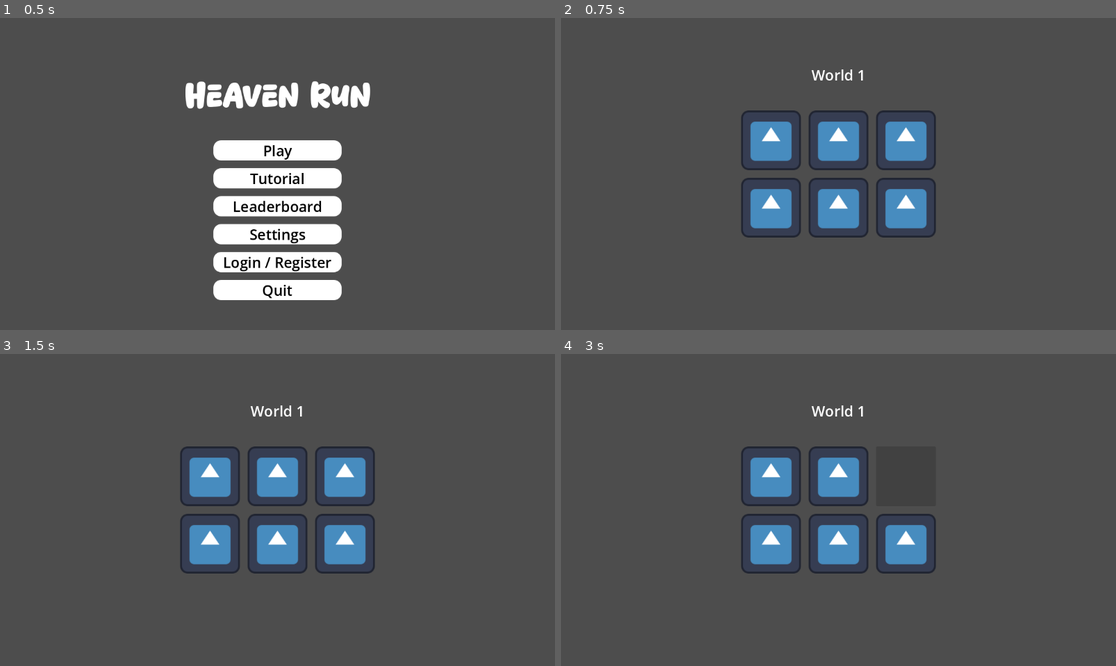
Above: before the commit, frames 1-4 (two rows, left to right).
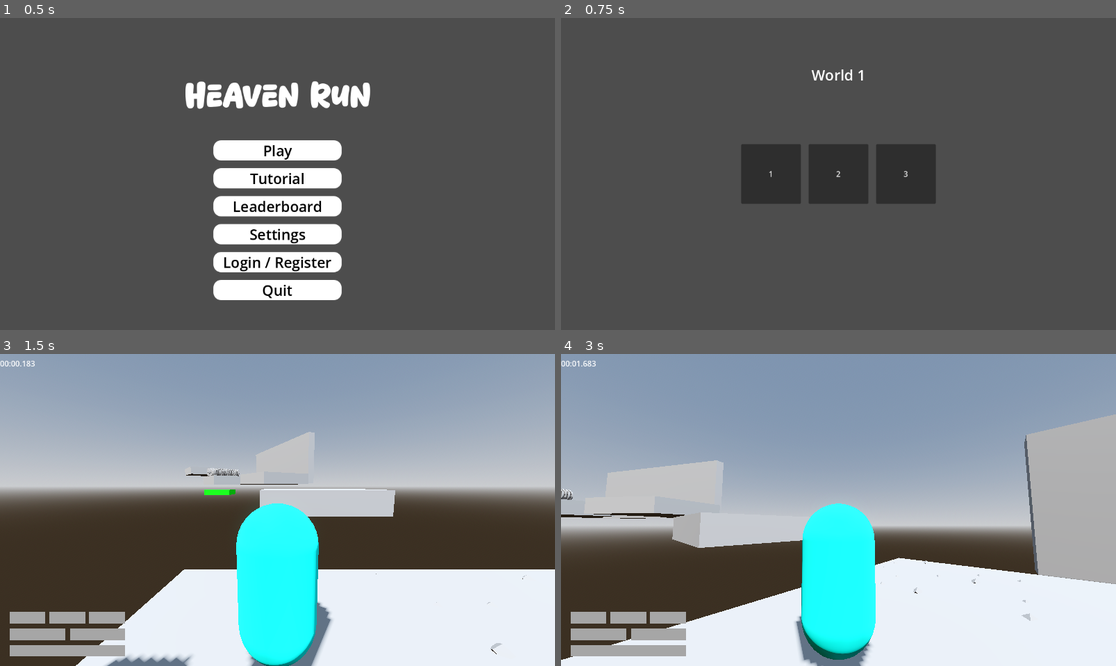
Above: after the commit, the same moments.

Repository: jpvds1/DDJD
Game: Godot game, scene res://scenes/game_controller.tscn
Same seed, same stepped clock (60 frames per second), same inputs: the game is played once before the commit and once after it. The engine's default icon, where the game draws it, is replaced by a stand-in: a white triangle on a blue panel in a dark square.
Inputs (mouse positions are in pixels of both pictures, inside the frame that each line leads up to):
- Up to frame 1 (0.5 s): no input
- Up to frame 2 (0.75 s): click "Play" at 0.5 s
- Up to frame 3 (1.5 s): click (210, 510) at 1.25 s, where only the run after the commit has a clickable "1"
- Up to frame 4 (3 s): click (838, 475) at 2.02 s; click (905, 475) at 2.77 s

Frame 1 is identical in both runs. In frame 2, 9.7% of the frame differs, in the area x 32-68%, y 29-71%; in frame 3, 98%; in frame 4, 99%, in the area x 0-100%, y 0-100%.

Commit message:
New levels and new menu of levels

Diff:
--- /dev/null
+++ b/platformer-game/scenes/levels/level_2.tscn
@@ -0,0 +1,191 @@
+[gd_scene format=3 uid="uid://dx6kppl6myeol"]
+
+[ext_resource type="PackedScene" uid="uid://ch7shhditu1lk" path="res://scenes/player/capsule_character.tscn" id="1_ksju7"]
+[ext_resource type="Script" uid="uid://cflc7oyeciht7" path="res://scripts/systems/level.gd" id="1_sk5k4"]
+[ext_resource type="PackedScene" uid="uid://dcgfprowomfpv" path="res://scenes/building_materials/killzone.tscn" id="3_nsrm0"]
+[ext_resource type="PackedScene" uid="uid://6sseieh1wxj" path="res://scenes/building_materials/checkpoint_platform.tscn" id="4_x42e6"]
+[ext_resource type="PackedScene" uid="uid://dy8jnv2byaaoj" path="res://scenes/ui/main_UI.tscn" id="5_6761a"]
+[ext_resource type="PackedScene" uid="uid://bhr3nup1cprgt" path="res://scenes/building_materials/end_platform.tscn" id="5_sk5k4"]
+[ext_resource type="PackedScene" uid="uid://csjbg210nkp6l" path="res://scenes/building_materials/saw_group.tscn" id="7_oc4kc"]
+[ext_resource type="PackedScene" uid="uid://cyw8iqn0l8uak" path="res://scenes/building_materials/spike_trap.tscn" id="8_s8va5"]
+[ext_resource type="PackedScene" uid="uid://rtexe01uxxw6" path="res://scenes/building_materials/laser.tscn" id="9_dga24"]
+[ext_resource type="PackedScene" path="res://scenes/building_materials/runnable_wall.tscn" id="10_qxy0u"]
+[ext_resource type="PackedScene" path="res://scenes/building_materials/torch.tscn" id="11_torch1"]
+[ext_resource type="PackedScene" path="res://scenes/building_materials/wreckingball.tscn" id="12_wreck1"]
+
+[sub_resource type="ProceduralSkyMaterial" id="ProceduralSkyMaterial_64t6i"]
+sky_horizon_color = Color(0.66224277, 0.6717428, 0.6867428, 1)
+ground_horizon_color = Color(0.66224277, 0.6717428, 0.6867428, 1)
+
+[sub_resource type="Sky" id="Sky_h2s0c"]
+sky_material = SubResource("ProceduralSkyMaterial_64t6i")
+
+[sub_resource type="Environment" id="Environment_jdsy5"]
+background_mode = 2
+sky = SubResource("Sky_h2s0c")
+tonemap_mode = 2
+glow_enabled = true
+
+[sub_resource type="BoxShape3D" id="BoxShape3D_level2_killzone"]
+size = Vector3(220, 1, 220)
+
+[node name="Speedrun Level" type="Node3D" unique_id=184920241]
+script = ExtResource("1_sk5k4")
+player_path = NodePath("CharacterBody3D")
+ui_path = NodePath("CanvasLayer")
+
+[node name="WorldEnvironment" type="WorldEnvironment" parent="." unique_id=751782853]
+environment = SubResource("Environment_jdsy5")
+
+[node name="DirectionalLight3D" type="DirectionalLight3D" parent="." unique_id=1401671525]
+transform = Transform3D(-0.8660254, -0.43301278, 0.25, 0, 0.49999997, 0.86602545, -0.50000006, 0.75, -0.43301266, 0, 0, 0)
+shadow_enabled = true
+
+[node name="CharacterBody3D" parent="." unique_id=1782536310 instance=ExtResource("1_ksju7")]
+transform = Transform3D(-0.99999917, 0, -0.0012740211, 0, 1, 0, 0.0012740211, 0, -0.99999917, 0, 0.508, 0)
+
+[node name="Killzone" parent="." unique_id=767733067 instance=ExtResource("3_nsrm0")]
+transform = Transform3D(1, 0, 0, 0, 1, 0, 0, 0, 1, 0, -1.1847544, 0)
+collision_mask = 1
+
+[node name="CollisionShape3D" parent="Killzone" index="0" unique_id=1440156319]
+transform = Transform3D(1, 0, 0, 0, 1, 0, 0, 0, 1, 78, 0, 0)
+shape = SubResource("BoxShape3D_level2_killzone")
+
+[node name="Checkpoints" type="Node3D" parent="." unique_id=746168418]
+
+[node name="StartCheckpoint" parent="Checkpoints" unique_id=1109484725 instance=ExtResource("4_x42e6")]
+
+[node name="LateCheckpoint" parent="Checkpoints" unique_id=1109484727 instance=ExtResource("4_x42e6")]
+transform = Transform3D(1, 0, 0, 0, 1, 0, 0, 0, 1, 35.432438, 3, 0)
+
+[node name="CanvasLayer" parent="." unique_id=9067626 instance=ExtResource("5_6761a")]
+player_path = NodePath("../CharacterBody3D")
+level_path = NodePath("..")
+
+[node name="Course" type="Node3D" parent="." unique_id=191002113]
+
+[node name="Killzone" parent="Course" unique_id=767733067 instance=ExtResource("3_nsrm0")]
+transform = Transform3D(2, 0, 0, 0, 2, 0, 0, 0, 2, -37.132317, -10.922566, 25.248714)
+
+[node name="CollisionShape3D" parent="Course/Killzone" index="0" unique_id=1440156319]
+transform = Transform3D(1, 0, 0, 0, 1, 0, 0, 0, 1, 141.957, 0, -36.809204)
+
+[node name="Torch_01" parent="Course" unique_id=210010002 instance=ExtResource("11_torch1")]
+transform = Transform3D(1, 0, 0, 0, 1, 0, 0, 0, 1, 0, 1.5, 1.2)
+
+[node name="Torch_02" parent="Course" unique_id=210010005 instance=ExtResource("11_torch1")]
+transform = Transform3D(1, 0, 0, 0, 1, 0, 0, 0, 1, 22, 8.5, -7)
+
+[node name="Torch_03" parent="Course" unique_id=210010010 instance=ExtResource("11_torch1")]
+transform = Transform3D(1, 0, 0, 0, 1, 0, 0, 0, 1, 12, 5.5, -1)
+
+[node name="RunnableWall_01" parent="Course" unique_id=210010012 instance=ExtResource("10_qxy0u")]
+transform = Transform3D(0.9063, 0, 0.4226, 0, 1, 0, -0.4226, 0, 0.9063, 16, 4, 0)
+size = Vector3(1, 3.5, 8)
+
+[node name="Torch_04" parent="Course" unique_id=210010017 instance=ExtResource("11_torch1")]
+transform = Transform3D(1, 0, 0, 0, 1, 0, 0, 0, 1, 23, 2.2121072, 6)
+
+[node name="SpikeTrap_05" parent="Course" unique_id=210010018 instance=ExtResource("8_s8va5")]
+transform = Transform3D(1, 0, 0, 0, 1, 0, 0, 0, 1, 22, 3.3, 0)
+
+[node name="RunnableWall_02" parent="Course" unique_id=210010019 instance=ExtResource("10_qxy0u")]
+transform = Transform3D(0.866, 0, -0.5, 0, 1, 0, 0.5, 0, 0.866, 28, 5.2, 0)
+size = Vector3(1, 3, 7)
+
+[node name="Wreckingball_Final" parent="Course" unique_id=210010025 instance=ExtResource("12_wreck1")]
+transform = Transform3D(0.99901545, 0.043995723, 0.005689742, -0.043996435, 0.99903166, 0, -0.0056842333, -0.00025032842, 0.9999838, 49.0809, 16.057327, 0)
+velocidad = 2.9
+amplitud = 22.0
+
+[node name="FakeEndPlatform" parent="Course" unique_id=210010026 instance=ExtResource("5_sk5k4")]
+transform = Transform3D(14.770636, 0.12548566, -1.0875297, -2.3146951, 0.9502, -2.4367828, 1.2126491, 0.28526023, 8.595312, 48, 3.5, 0)
+collision_layer = 0
+collision_mask = 0
+monitoring = false
+monitorable = false
+
+[node name="RealEndPlatform" parent="Course" unique_id=750001020 instance=ExtResource("5_sk5k4")]
+transform = Transform3D(15, 0, 0, 0, 1, 0, 0, 0, 9, 156.01146, 3.8, 0)
+
+[node name="Wreckingball_Final2" parent="Course" unique_id=749760885 instance=ExtResource("12_wreck1")]
+transform = Transform3D(-0.0037069004, -0.0048673665, -0.9999813, 0.06360096, 0.9979624, -0.005093278, 0.99796855, -0.063618645, -0.0033897848, 53.071133, 15.858788, 0.012164116)
+velocidad = 2.9
+amplitud = 22.0
+
+[node name="FakeEndPlatform2" parent="Course" unique_id=537576493 instance=ExtResource("5_sk5k4")]
+transform = Transform3D(13.228279, -0.00065078447, -4.243172, 4.5919795, 0.7613035, 5.144193, 5.3783216, -0.64839536, 6.044235, 89.008095, 3.5, 8.634001)
+collision_layer = 0
+collision_mask = 0
+monitoring = false
+monitorable = false
+
+[node name="SawGroup" parent="Course" unique_id=1308033700 instance=ExtResource("7_oc4kc")]
+transform = Transform3D(0.8911651, -0.20806584, -0.40315464, 0.40161863, 0.77512634, 0.4877314, 0.21101548, -0.5965636, 0.7743285, 85.7757, 1.3420224, 3.995945)
+
+[node name="RunnableWall" parent="Course" unique_id=1172031790 instance=ExtResource("10_qxy0u")]
+transform = Transform3D(1, 0, 0, 0, -0.33980513, 0.9404959, 0, -0.9404959, -0.33980513, 69.296425, 1.3581266, -10.579951)
+size = Vector3(18.988281, 1, 14.052795)
+
+[node name="SawGroup2" parent="Course" unique_id=1134494628 instance=ExtResource("7_oc4kc")]
+transform = Transform3D(0.8911651, -0.20806584, -0.40315464, 0.40161863, 0.77512634, 0.4877314, 0.21101548, -0.5965636, 0.7743285, 83.7757, 3.3420224, 6.995945)
+
+[node name="FakeEndPlatform3" parent="Course" unique_id=822843497 instance=ExtResource("5_sk5k4")]
+transform = Transform3D(13.228281, -0.0006507459, -4.243173, 0.50495005, 0.9975337, 0.55431914, 7.053911, -0.07018721, 7.9175916, 111.68131, 3.5, -8.485464)
+collision_layer = 0
+collision_mask = 0
+monitoring = false
+monitorable = false
+
+[node name="FakeEndPlatform4" parent="Course" unique_id=183245121 instance=ExtResource("5_sk5k4")]
+transform = Transform3D(13.389076, -0.44963565, -0.29637685, 0.515967, 0.14075163, -8.905029, 6.7428885, 0.88205284, 1.2699177, 113.99396, 3.5, -13.033358)
+collision_layer = 0
+collision_mask = 0
+monitoring = false
+monitorable = false
+
+[node name="SpikeTrap_06" parent="Course" unique_id=1853223367 instance=ExtResource("8_s8va5")]
+transform = Transform3D(0.89156055, 0, -0.4529015, 0, 1, 0, 0.4529015, 0, 0.89156055, 111.83289, 3.3, -9.299373)
+
+[node name="RunnableWall2" parent="Course" unique_id=1528468616 instance=ExtResource("10_qxy0u")]
+transform = Transform3D(-0.99835485, 0.053925633, 0.019483557, 0, -0.3398051, 0.94049585, 0.05733744, 0.9389486, 0.33924606, 140.93803, 1.3581266, 7.346261)
+size = Vector3(18.988281, 1, 14.052795)
+
+[node name="Torch_05" parent="Course" unique_id=1581324564 instance=ExtResource("11_torch1")]
+transform = Transform3D(1, 0, 0, 0, 1, 0, 0, 0, 1, 67.272354, 5.5359464, 6)
+
+[node name="Torch_06" parent="Course" unique_id=1360463065 instance=ExtResource("11_torch1")]
+transform = Transform3D(1, 0, 0, 0, 1, 0, 0, 0, 1, 97.76582, 7.1276345, -14.32148)
+
+[node name="Torch_07" parent="Course" unique_id=750654412 instance=ExtResource("11_torch1")]
+transform = Transform3D(1, 0, 0, 0, 1, 0, 0, 0, 1, 107.89743, 11.836554, 6)
+
+[node name="Torch_08" parent="Course" unique_id=564826335 instance=ExtResource("11_torch1")]
+transform = Transform3D(1, 0, 0, 0, 1, 0, 0, 0, 1, 127.60058, 6.8800015, -9.55088)
+
+[node name="Torch_09" parent="Course" unique_id=732993209 instance=ExtResource("11_torch1")]
+transform = Transform3D(1, 0, 0, 0, 1, 0, 0, 0, 1, 155.88593, 9.384018, -15.265739)
+
+[node name="FakeEndPlatform5" parent="Course" unique_id=419540722 instance=ExtResource("5_sk5k4")]
+transform = Transform3D(-14.978298, -0.036111623, -0.3586619, 0.51596695, 0.14075163, -8.90503, 0.6200943, -0.9893863, -1.2537509, 139.07217, 2.1974907, 9.587358)
+collision_layer = 0
+collision_mask = 0
+monitoring = false
+monitorable = false
+
+[node name="Laser" parent="Course" unique_id=78082071 instance=ExtResource("9_dga24")]
+transform = Transform3D(-0.9998305, 0, 0.018412177, 0, 1, 0, -0.018412177, 0, -0.9998305, 133.84418, -0.4619484, 10.086262)
+
+[node name="Laser2" parent="Course" unique_id=473658623 instance=ExtResource("9_dga24")]
+transform = Transform3D(-0.9998305, 0, 0.018412177, 0, 1, 0, -0.018412177, 0, -0.9998305, 144.68404, 4.3077993, 10.796179)
+
+[node name="Laser3" parent="Course" unique_id=1015596349 instance=ExtResource("9_dga24")]
+transform = Transform3D(-0.9998305, 0, 0.018412177, 0, 1, 0, -0.018412177, 0, -0.9998305, 140.19626, 2.0775251, 10.072029)
+
+[node name="Wreckingball_Final2" parent="." unique_id=7200639 instance=ExtResource("12_wreck1")]
+transform = Transform3D(-0.0037069004, -0.0048673665, -0.9999813, 0.06360096, 0.9979624, -0.005093278, 0.99796855, -0.063618645, -0.0033897848, 44.379272, 15.858788, 0.012164116)
+velocidad = 2.9
+amplitud = 22.0
+
+[editable path="Killzone"]
--- /dev/null
+++ b/platformer-game/scenes/levels/level_3.tscn
@@ -0,0 +1,125 @@
+[gd_scene format=3 uid="uid://c02k8n5qk1wqm"]
+
+[ext_resource type="PackedScene" uid="uid://ch7shhditu1lk" path="res://scenes/player/capsule_character.tscn" id="1_ksju7"]
+[ext_resource type="Script" uid="uid://cflc7oyeciht7" path="res://scripts/systems/level.gd" id="1_sk5k4"]
+[ext_resource type="PackedScene" uid="uid://dcgfprowomfpv" path="res://scenes/building_materials/killzone.tscn" id="3_nsrm0"]
+[ext_resource type="PackedScene" uid="uid://6sseieh1wxj" path="res://scenes/building_materials/checkpoint_platform.tscn" id="4_x42e6"]
+[ext_resource type="PackedScene" uid="uid://dy8jnv2byaaoj" path="res://scenes/ui/main_UI.tscn" id="5_6761a"]
+[ext_resource type="PackedScene" uid="uid://bhr3nup1cprgt" path="res://scenes/building_materials/end_platform.tscn" id="5_sk5k4"]
+[ext_resource type="PackedScene" uid="uid://csjbg210nkp6l" path="res://scenes/building_materials/saw_group.tscn" id="7_oc4kc"]
+[ext_resource type="PackedScene" uid="uid://cyw8iqn0l8uak" path="res://scenes/building_materials/spike_trap.tscn" id="8_s8va5"]
+[ext_resource type="PackedScene" uid="uid://rtexe01uxxw6" path="res://scenes/building_materials/laser.tscn" id="9_dga24"]
+[ext_resource type="PackedScene" path="res://scenes/building_materials/runnable_wall.tscn" id="10_qxy0u"]
+[ext_resource type="PackedScene" path="res://scenes/building_materials/torch.tscn" id="11_torch1"]
+[ext_resource type="PackedScene" path="res://scenes/building_materials/wreckingball.tscn" id="12_wreck1"]
+
+[sub_resource type="ProceduralSkyMaterial" id="ProceduralSkyMaterial_64t6i"]
+sky_horizon_color = Color(0.66224277, 0.6717428, 0.6867428, 1)
+ground_horizon_color = Color(0.66224277, 0.6717428, 0.6867428, 1)
+
+[sub_resource type="Sky" id="Sky_h2s0c"]
+sky_material = SubResource("ProceduralSkyMaterial_64t6i")
+
+[sub_resource type="Environment" id="Environment_jdsy5"]
+background_mode = 2
+sky = SubResource("Sky_h2s0c")
+tonemap_mode = 2
+glow_enabled = true
+
+[node name="Speedrun Level" type="Node3D" unique_id=184920241]
+script = ExtResource("1_sk5k4")
+player_path = NodePath("CharacterBody3D")
+ui_path = NodePath("CanvasLayer")
+
+[node name="WorldEnvironment" type="WorldEnvironment" parent="." unique_id=751782853]
+environment = SubResource("Environment_jdsy5")
+
+[node name="DirectionalLight3D" type="DirectionalLight3D" parent="." unique_id=1401671525]
+transform = Transform3D(-0.8660254, -0.43301278, 0.25, 0, 0.49999997, 0.86602545, -0.50000006, 0.75, -0.43301266, 0, 0, 0)
+shadow_enabled = true
+
+[node name="CharacterBody3D" parent="." unique_id=1782536310 instance=ExtResource("1_ksju7")]
+transform = Transform3D(-0.99999917, 0, -0.0012740211, 0, 1, 0, 0.0012740211, 0, -0.99999917, 0, 0.508, 0)
+
+[node name="Killzone" parent="." unique_id=767733067 instance=ExtResource("3_nsrm0")]
+transform = Transform3D(1, 0, 0, 0, 1, 0, 0, 0, 1, 0, -1.1847544, 0)
+
+[node name="CollisionShape3D" parent="Killzone" index="0" unique_id=1440156319]
+transform = Transform3D(1, 0, 0, 0, 1, 0, 0, 0, 1, 3.5545883, 0, 34)
+
+[node name="Checkpoints" type="Node3D" parent="." unique_id=746168418]
+
+[node name="StartCheckpoint" parent="Checkpoints" unique_id=1109484725 instance=ExtResource("4_x42e6")]
+
+[node name="LateCheckpoint" parent="Checkpoints" unique_id=1109484727 instance=ExtResource("4_x42e6")]
+transform = Transform3D(1, 0, 0, 0, 1, 0, 0, 0, 1, 49.25674, 5.2, 1.2234879)
+
+[node name="CanvasLayer" parent="." unique_id=9067626 instance=ExtResource("5_6761a")]
+player_path = NodePath("../CharacterBody3D")
+level_path = NodePath("..")
+
+[node name="Course" type="Node3D" parent="." unique_id=191002113]
+
+[node name="StartPlatform" parent="Course" unique_id=210010001 instance=ExtResource("4_x42e6")]
+
+[node name="Torch_01" parent="Course" unique_id=210010002 instance=ExtResource("11_torch1")]
+transform = Transform3D(1, 0, 0, 0, 1, 0, 0, 0, 1, 4, 1.6, 1.4)
+
+[node name="RunnableWall_01" parent="Course" unique_id=210010003 instance=ExtResource("10_qxy0u")]
+transform = Transform3D(0.9689124, 0, 0.247404, 0, 1, 0, -0.247404, 0, 0.9689124, 6, 2.2, -3)
+size = Vector3(1, 5.8, 12)
+
+[node name="Torch_02" parent="Course" unique_id=210010005 instance=ExtResource("11_torch1")]
+transform = Transform3D(1, 0, 0, 0, 1, 0, 0, 0, 1, 12.4, 3.7, -1.1)
+
+[node name="Laser_01" parent="Course" unique_id=210010006 instance=ExtResource("9_dga24")]
+transform = Transform3D(-0.5043167, 0, -0.8635188, 0, 1, 0, 0.8635188, 0, -0.5043167, 16.589321, 3, 5.937484)
+
+[node name="RunnableWall_02" parent="Course" unique_id=210010007 instance=ExtResource("10_qxy0u")]
+transform = Transform3D(0.90044713, 0, -0.43496552, 0, 1, 0, 0.43496552, 0, 0.90044713, 18, 3.9, 3)
+size = Vector3(1, 6.2, 13.5)
+
+[node name="SpikeTrap_01" parent="Course" unique_id=210010008 instance=ExtResource("8_s8va5")]
+transform = Transform3D(1, 0, 0, 0, 1, 0, 0, 0, 1, 20.8, 3, 0)
+
+[node name="Torch_03" parent="Course" unique_id=210010009 instance=ExtResource("11_torch1")]
+transform = Transform3D(1, 0, 0, 0, 1, 0, 0, 0, 1, 23, 4, 1.3)
+
+[node name="SawGroup_02" parent="Course" unique_id=210010011 instance=ExtResource("7_oc4kc")]
+transform = Transform3D(-0.08065696, 0.11357117, -0.9902505, 0.9658456, -0.23653491, -0.105797276, -0.24624437, -0.9649625, -0.09061403, 31.36835, 4.6, -0.4)
+
+[node name="RunnableWall_03" parent="Course" unique_id=210010012 instance=ExtResource("10_qxy0u")]
+transform = Transform3D(0.9210609, 0, 0.38941833, 0, 1, 0, -0.38941833, 0, 0.9210609, 31, 4.9, -3.5)
+size = Vector3(1, 6, 14)
+
+[node name="Laser_02" parent="Course" unique_id=210010013 instance=ExtResource("9_dga24")]
+transform = Transform3D(-0.49999997, 0, -0.86602545, 0, 1, 0, 0.86602545, 0, -0.49999997, 37, 4.9, 6)
+
+[node name="Torch_04" parent="Course" unique_id=210010014 instance=ExtResource("11_torch1")]
+transform = Transform3D(1, 0, 0, 0, 1, 0, 0, 0, 1, 37, 5.6, 1)
+
+[node name="RunnableWall_04" parent="Course" unique_id=210010015 instance=ExtResource("10_qxy0u")]
+transform = Transform3D(0.7648422, 0, -0.64421767, 0, 1, 0, 0.64421767, 0, 0.7648422, 39, 5.4, 2.8)
+size = Vector3(1, 6.2, 12.5)
+
+[node name="Wreckingball_Final" parent="Course" unique_id=210010016 instance=ExtResource("12_wreck1")]
+transform = Transform3D(0.99999976, -0.00070608035, 0, 0.00070608035, 0.99999976, 0, 0, 0, 1, 61.91475, 17.493622, 2.1200576)
+velocidad = 2.9
+amplitud = 44.0
+
+[node name="EndPlatform" parent="Course" unique_id=210010017 instance=ExtResource("5_sk5k4")]
+transform = Transform3D(15, 0, 0, 0, 1, 0, 0, 0, 9, 81.5, 5.3, 0)
+
+[node name="RunnableWall_05" parent="Course" unique_id=1172031790 instance=ExtResource("10_qxy0u")]
+transform = Transform3D(-0.025808573, 0.10863091, -0.9937472, 0.9996457, -0.0036894009, -0.026365016, -0.006530389, -0.9940754, -0.10849717, 61.546253, 5.4, 1.4636753)
+size = Vector3(1, 6.2, 12.5)
+
+[node name="SpikeTrap_02" parent="Course" unique_id=1853223367 instance=ExtResource("8_s8va5")]
+transform = Transform3D(1, 0, 0, 0, 0.9993052, 0.037271596, 0, -0.037271596, 0.9993052, 62.03862, 5.70617, 0.8233614)
+
+[node name="Wreckingball_Final2" parent="Course" unique_id=749760885 instance=ExtResource("12_wreck1")]
+transform = Transform3D(-0.6102281, 0.00043087016, 0.79222566, 0.00070608035, 0.99999976, 0, -0.7922255, 0.000559375, -0.61022824, 61.91475, 17.493622, 2.1200576)
+velocidad = 2.9
+amplitud = 44.0
+
+[editable path="Killzone"]
--- a/platformer-game/scenes/ui/levels_menu.tscn
+++ b/platformer-game/scenes/ui/levels_menu.tscn
@@ -50,62 +50,3 @@
 [node name="HBoxContainer" type="HBoxContainer" parent="VBoxContainer" unique_id=1502139415]
 layout_mode = 2
 theme_override_constants/separation = 16
-
-[node name="Level1" type="Button" parent="VBoxContainer/HBoxContainer" unique_id=1147989828]
-custom_minimum_size = Vector2(124, 124)
-layout_mode = 2
-size_flags_horizontal = 3
-size_flags_vertical = 4
-theme_override_styles/normal = SubResource("StyleBoxTexture_gds35")
-text = " "
-
-[node name="Level2" type="Button" parent="VBoxContainer/HBoxContainer" unique_id=10945857]
-custom_minimum_size = Vector2(124, 124)
-layout_mode = 2
-size_flags_horizontal = 3
-size_flags_vertical = 4
-theme_override_styles/normal = SubResource("StyleBoxTexture_gds35")
-text = " "
-
-[node name="Level3" type="Button" parent="VBoxContainer/HBoxContainer" unique_id=633079436]
-custom_minimum_size = Vector2(124, 124)
-layout_mode = 2
-size_flags_horizontal = 3
-size_flags_vertical = 4
-theme_override_styles/normal = SubResource("StyleBoxTexture_gds35")
-text = " "
-
-[node name="HBoxContainer2" type="HBoxContainer" parent="VBoxContainer" unique_id=1278061234]
-layout_mode = 2
-theme_override_constants/separation = 16
-
-[node name="Level4" type="Button" parent="VBoxContainer/HBoxContainer2" unique_id=634189263]
-custom_minimum_size = Vector2(124, 124)
-layout_mode = 2
-size_flags_horizontal = 3
-size_flags_vertical = 4
-theme_override_styles/normal = SubResource("StyleBoxTexture_gds35")
-text = " "
-
-[node name="Level5" type="Button" parent="VBoxContainer/HBoxContainer2" unique_id=1834901298]
-custom_minimum_size = Vector2(124, 124)
-layout_mode = 2
-size_flags_horizontal = 3
-size_flags_vertical = 4
-theme_override_styles/normal = SubResource("StyleBoxTexture_gds35")
-text = " "
-
-[node name="Level6" type="Button" parent="VBoxContainer/HBoxContainer2" unique_id=1085943676]
-custom_minimum_size = Vector2(124, 124)
-layout_mode = 2
-size_flags_horizontal = 3
-size_flags_vertical = 4
-theme_override_styles/normal = SubResource("StyleBoxTexture_gds35")
-text = " "
-
-[connection signal="pressed" from="VBoxContainer/HBoxContainer/Level1" to="." method="_on_level_1_pressed"]
-[connection signal="pressed" from="VBoxContainer/HBoxContainer/Level2" to="." method="_on_level_2_pressed"]
-[connection signal="pressed" from="VBoxContainer/HBoxContainer/Level3" to="." method="_on_level_3_pressed"]
-[connection signal="pressed" from="VBoxContainer/HBoxContainer2/Level4" to="." method="_on_level_4_pressed"]
-[connection signal="pressed" from="VBoxContainer/HBoxContainer2/Level5" to="." method="_on_level_5_pressed"]
-[connection signal="pressed" from="VBoxContainer/HBoxContainer2/Level6" to="." method="_on_level_6_pressed"]
--- a/platformer-game/scripts/ui/levels_menu.gd
+++ b/platformer-game/scripts/ui/levels_menu.gd
@@ -1,34 +1,120 @@
 extends Control
 
+# -------------------------------------------------------
+# Dynamic Level Loader
+# -------------------------------------------------------
+
+const LEVELS_PATH := "res://scenes/levels/"
+const LEVEL_PATTERN := "level_"
+
+var _levels_data: Array[Dictionary] = []
+
+# -------------------------------------------------------
+# Lifecycle
+# -------------------------------------------------------
 
 func _ready() -> void:
-	pass # Replace with function body.
+	_scan_and_populate_levels()
 
 
-func _on_level_1_pressed() -> void:
-	# Tira o foco de qualquer elemento de UI (como o próprio botão)
-	get_viewport().gui_release_focus()
+# -------------------------------------------------------
+# Level Scanning
+# -------------------------------------------------------
 
-	# call_deferred garante que a troca só ocorra após o clique terminar
-	var path = "res://scenes/levels/level_1.tscn"
-	Global.game_controller.change_3D_scene.call_deferred(path)
+func _scan_and_populate_levels() -> void:
+	"""Scan levels folder, parse level files, and generate buttons dynamically."""
+	_levels_data.clear()
+
+	# Scan directory for level files
+	var dir_access = DirAccess.open(LEVELS_PATH)
+	if dir_access == null:
+		push_error("Failed to open levels directory: %s" % LEVELS_PATH)
+		return
+
+	dir_access.list_dir_begin()
+	var file_name = dir_access.get_next()
+
+	while file_name != "":
+		# Filter: only .tscn files matching level_X pattern
+		if file_name.ends_with(".tscn") and file_name.begins_with(LEVEL_PATTERN):
+			var level_num = _extract_level_number(file_name)
+			if level_num > 0:
+				_levels_data.append({
+					"number": level_num,
+					"file_name": file_name,
+					"path": LEVELS_PATH + file_name
+				})
+
+		file_name = dir_access.get_next()
+
+	# Sort numerically by level number
+	_levels_data.sort_custom(func(a, b): return a["number"] < b["number"])
+
+	# Debug: Print detected levels
+	print("Niveles detectados: ", _levels_data.size())
+	for level in _levels_data:
+		print("  Nivel %d: %s" % [level["number"], level["path"]])
+
+	# Generate buttons
+	_create_level_buttons()
 
 
-func _on_level_2_pressed() -> void:
-	pass # Replace with function body.
+func _extract_level_number(file_name: String) -> int:
+	"""Extract numeric suffix from level_X.tscn format."""
+	# Remove extension
+	var base_name = file_name.trim_suffix(".tscn")
+
+	# Remove "level_" prefix
+	if base_name.begins_with(LEVEL_PATTERN):
+		var num_str = base_name.substr(LEVEL_PATTERN.length())
+
+		# Try to parse as integer
+		if num_str.is_valid_int():
+			return int(num_str)
+
+	return -1
 
 
-func _on_level_3_pressed() -> void:
-	pass # Replace with function body.
+func _create_level_buttons() -> void:
+	"""Dynamically create buttons for each discovered level."""
+	if _levels_data.is_empty():
+		push_warning("No level files found in %s" % LEVELS_PATH)
+		return
+
+	# Get the container where buttons should be placed
+	var button_container = get_node_or_null("VBoxContainer/HBoxContainer")
+	if button_container == null:
+		push_error("Button container not found: VBoxContainer/HBoxContainer")
+		return
+
+	# Clear existing buttons (optional, for safety)
+	for child in button_container.get_children():
+		child.queue_free()
+
+	# Create button for each level
+	for level_data in _levels_data:
+		var button = Button.new()
+		button.text = str(level_data["number"])
+		button.custom_minimum_size = Vector2(124, 124)
+		button.size_flags_horizontal = Control.SIZE_EXPAND_FILL
+		button.size_flags_vertical = Control.SIZE_SHRINK_CENTER
+
+		# Store the level path as metadata for later retrieval
+		button.set_meta("level_path", level_data["path"])
+
+		# Connect the signal
+		button.pressed.connect(_on_level_selected.bindv([level_data["path"]]))
+
+		# Add to container
+		button_container.add_child(button)
 
 
-func _on_level_4_pressed() -> void:
-	pass # Replace with function body.
+# -------------------------------------------------------
+# Level Selection
+# -------------------------------------------------------
 
-
-func _on_level_5_pressed() -> void:
-	pass # Replace with function body.
-
-
-func _on_level_6_pressed() -> void:
-	pass # Replace with function body.
+func _on_level_selected(level_path: String) -> void:
+	"""Load the selected level."""
+	print("Cargando nivel: ", level_path)
+	get_viewport().gui_release_focus()
+	Global.game_controller.change_3D_scene.call_deferred(level_path)
